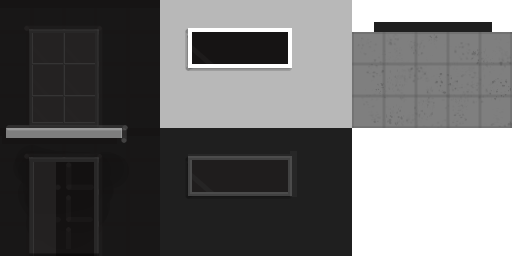
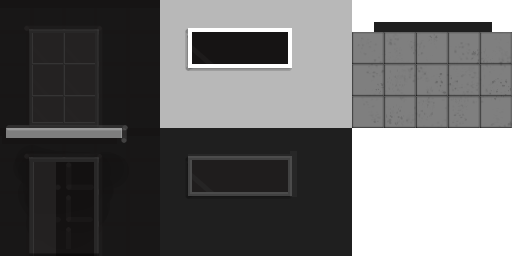
Layer changes from the first 512×256 image to the second:
added group "floor" with 5 layers above "roof" over bbox(352, 32, 512, 128)
moved "floor-dirt" into group "floor" over bbox(357, 32, 512, 128)
added layer "floor-shadow-Kopie #1" (multiply, 70%) in group "floor" over bbox(352, 33, 511, 128)
added layer "floor-shadow-Kopie" (multiply) in group "floor" over bbox(352, 33, 511, 128)
"floor-shadow": opacity 58% → 100%, blend normal → multiply, moved it into group "floor", painted on it over bbox(352, 32, 512, 128)
moved "floor-foundation" into group "floor" over bbox(352, 32, 512, 128)
